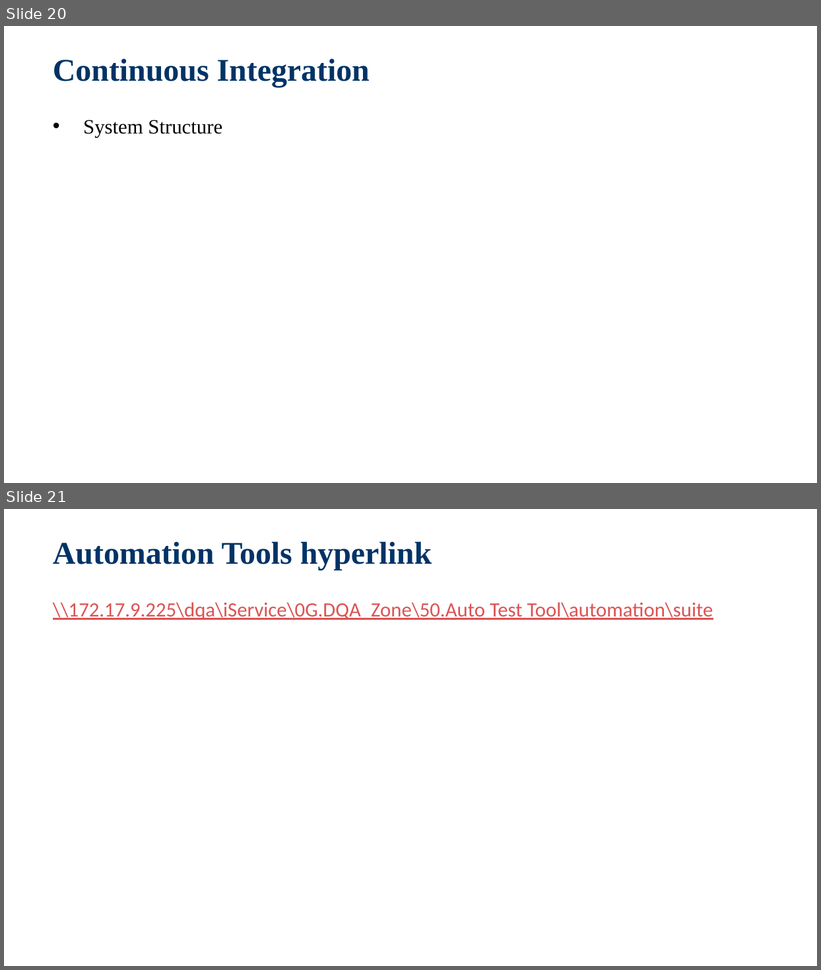
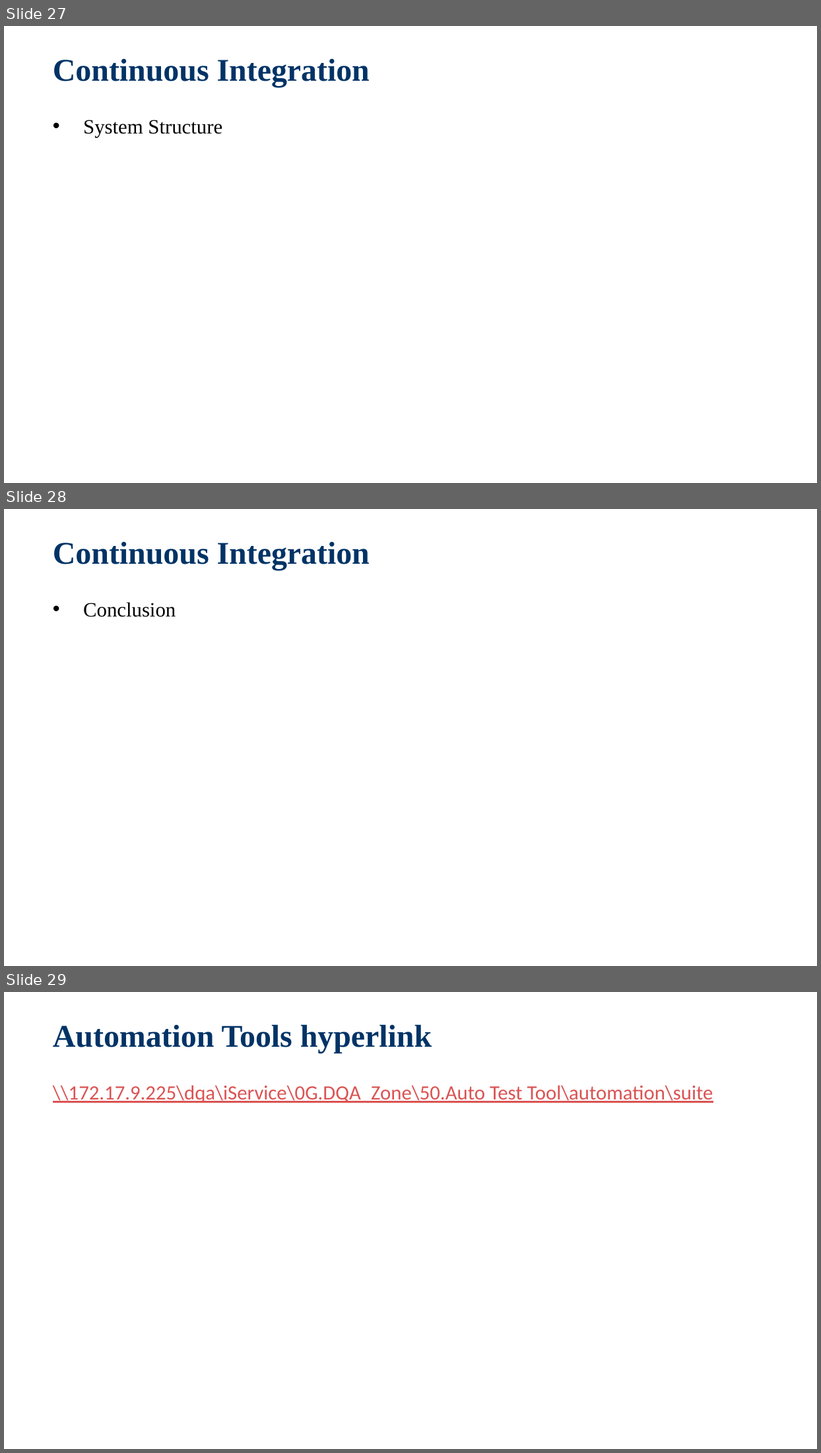
Before and after one commit to jackiejay888/automation, a slide deck: kpi/Test Automation_Demo.pptx. Shown one above the other, each under a label of ours: slides 20 and 21 before the commit, slides 27, 28 and 29 after it. The pictures are 821x970 and 821x1453 pixels, drawn with LibreOffice and Linux fonts; fonts in the diff are those of the drawing; background and template pictures are left out. Boxes give left, top, right and bottom in pixels: in the first picture for what was removed or moved away, otherwise in the second. Text is boxed around its words. In the diff, an @@ line names an element or a change of style, - is before the commit and + after.

```diff
--- a/kpi/Test Automation_Demo.pptx
+++ b/kpi/Test Automation_Demo.pptx
@@ slide 28 added at bbox=[4, 509, 817, 966], background picture (left out) @@
@@ title added at bbox=[53, 541, 370, 570], 28 pt, text #003366, bold @@
+Continuous Integration
@@ text added at bbox=[83, 602, 176, 617], 18 pt, text #000000 @@
+  • Conclusion
@@ what was slide 20 is now slide 27 @@
@@ what was slide 21 is now slide 29 @@
```
Also in this commit, not shown: 3 slides changed, 7 other slides added, 2 other files.
